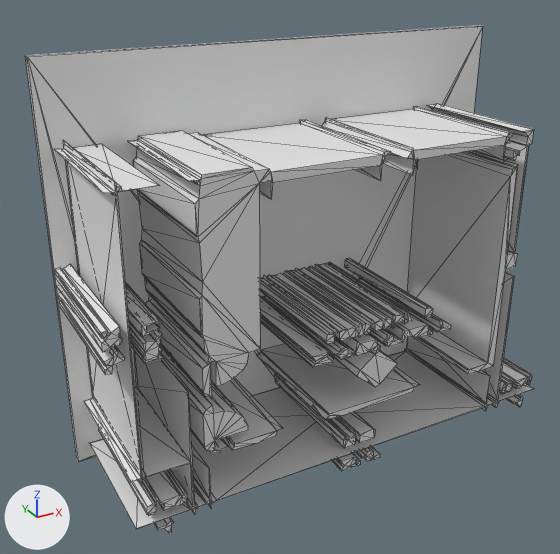
What one commit did to the glTF model version one/out_3d/18_24.glb.
Both versions are drawn from a 50 mm camera at (-2.81, -14.23, 10.32) aimed at (4.3, -1.3, 3.86). Lighting does not change. The marker at lower left points along +X, +Y and +Z. Mesh edges are drawn as thin lines. Where no turn or scale is listed for an object, it has been applied to the vertices. Vertices at the same position are counted once.

In view in the first picture: 'geometry_0'.
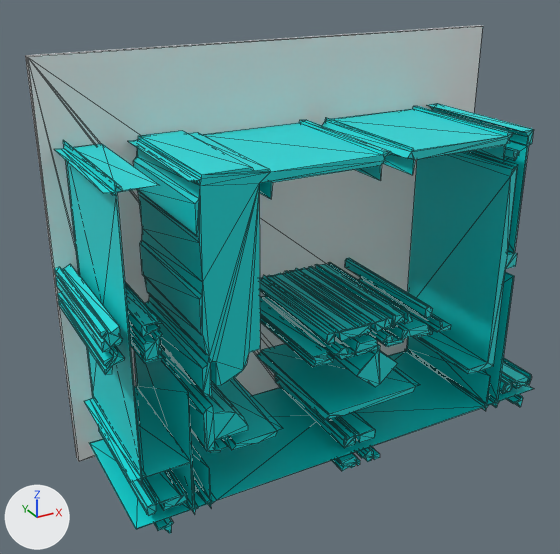
What changed in the scene script:
```text
Add mat_defaultmaterial:
    mat_defaultmaterial = bpy.data.materials.new('DefaultMaterial')
    mat_defaultmaterial.use_nodes = True; mat_defaultmaterial.node_tree.nodes.clear()
    _N = mat_defaultmaterial.node_tree.nodes; _L = mat_defaultmaterial.node_tree.links
    n0 = _N.new('ShaderNodeOutputMaterial'); n0.name = 'Material Output'
    n1 = _N.new('ShaderNodeBsdfPrincipled'); n1.name = 'Principled BSDF'
    n2 = _N.new('ShaderNodeVertexColor'); n2.name = 'Color Attribute'
    _L.new(n1.outputs[0], n0.inputs[0])  # 'BSDF' to 'Surface'
    _L.new(n2.outputs[0], n1.inputs[0])  # 'Color' to 'Base Color'
Change me_geometry_0:
    used by ob_geometry_0; location = (0.0, 0.0, 0.0)
    remove me_geometry_0.from_pydata(...)  # 1158 vertices, 2208 faces; spans x 0.0..10.23, y -3.15..0.0, z 0.0..8.44
    add me_geometry_0.from_pydata(...)  # 1156 vertices, 2204 faces; spans x 0.0..10.23, y -3.15..0.0, z 0.0..8.44
    me_geometry_0 part 1: 10 vertices moved from x 2.31..8.0, y -3.15..-0.15, z 1.43..1.55 to x 2.33..7.99, y -3.15..-0.15, z 1.43..1.55; 8 vertices removed from x 1.73..1.78, y -3.15..-0.15, z 3.68..4.02; 4 vertices added at x 1.73..1.76, y -3.15..-0.15, z 4.0..4.01
    me_geometry_0 part 2: 1488 faces spanning x 0.0..10.23, y -3.15..0.0, z 0.0..8.44 switch from no material to mat_defaultmaterial
```

Boxes (x1, y1, x2, y2) around the edits, measured in the pictures (560 x 554 px; the box of a moved part takes in the faces that stretch with it):
part 1 of me_geometry_0, moved or reshaped
    both: (140, 244, 487, 450)
part 2 of me_geometry_0, recoloured (grey to cyan)
    both: (25, 25, 534, 530)
